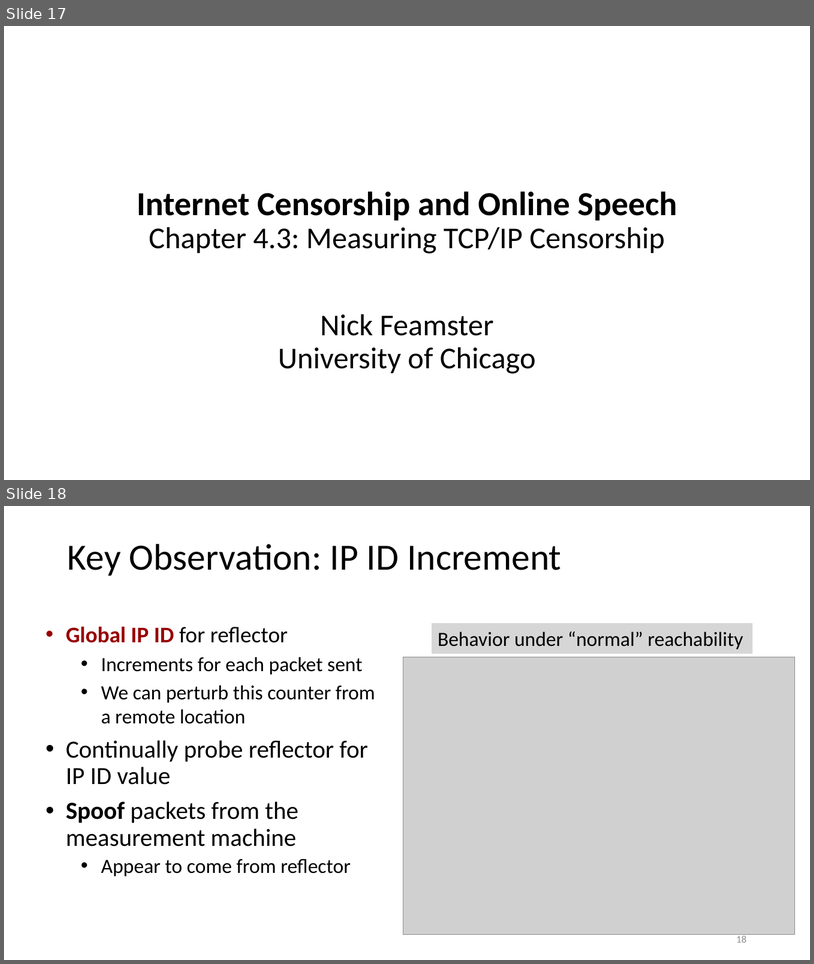
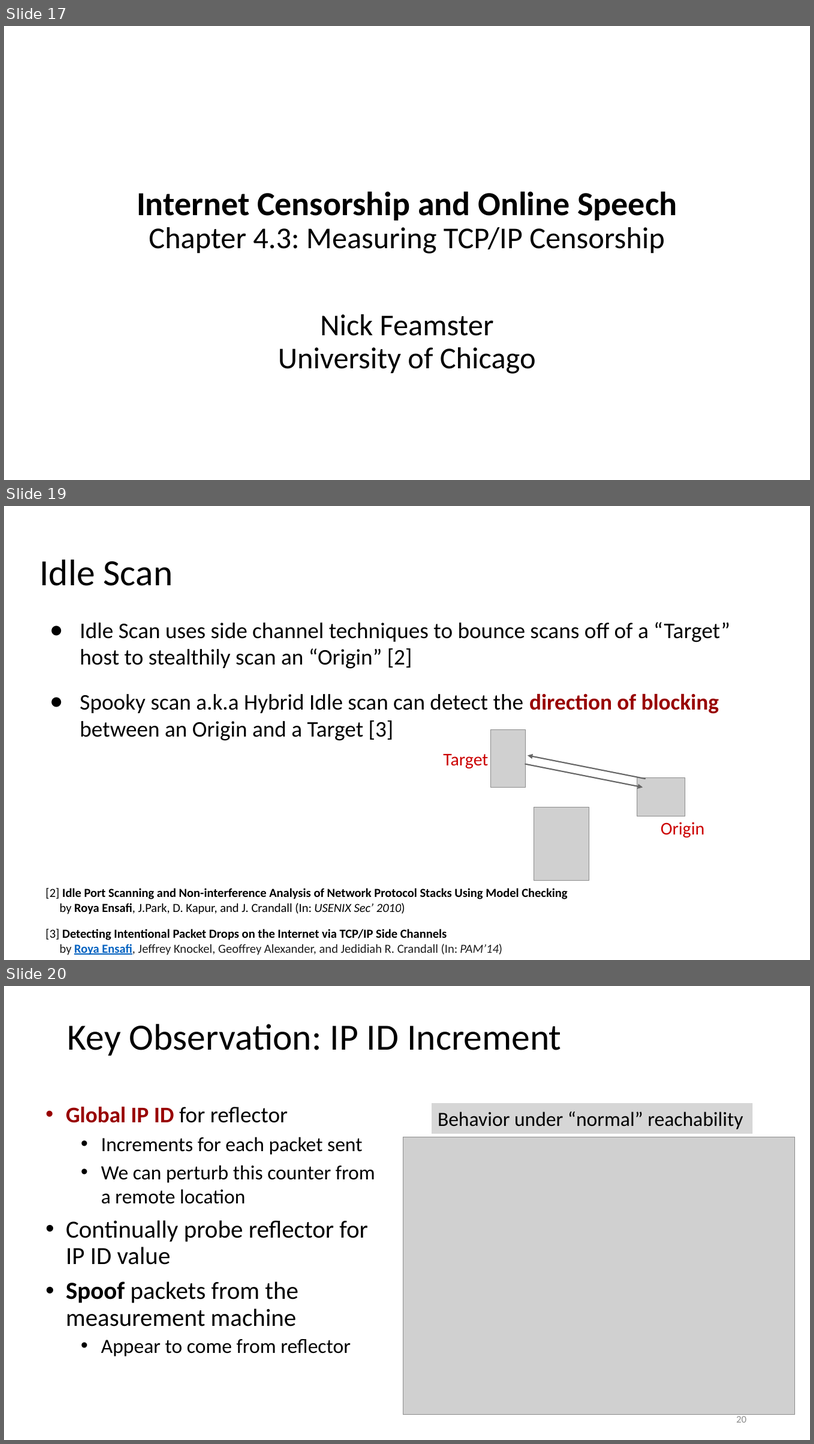
Before and after one commit to noise-lab/censorship-course, a slide deck: lectures/4-Measurement.pptx. Shown one above the other, each under a label of ours: slides 17 and 18 before the commit, slides 17, 19 and 20 after it; the slides between them are not shown. The pictures are 814x964 and 814x1444 pixels, drawn with LibreOffice and Linux fonts; fonts in the diff are those of the drawing; grey boxes stand for pictures. Boxes give left, top, right and bottom in pixels: in the first picture for what was removed or moved away, otherwise in the second. Text is boxed around its words. In the diff, an @@ line names an element or a change of style, - is before the commit and + after.

```diff
--- a/lectures/4-Measurement.pptx
+++ b/lectures/4-Measurement.pptx
@@ slide 19 added at box(4, 506, 810, 960), background #FFFFFF @@
@@ title added at box(39, 559, 173, 586), 44 pt, text #000000 @@
+Idle Scan
@@ text added at box(80, 622, 731, 741), 26.7 pt, text #000000 @@
+● Idle Scan uses side channel techniques to bounce scans off of a “Target” host to stealthily scan an “Origin” [2]
+● Spooky scan a.k.a Hybrid Idle scan can detect the direction of blocking between an Origin and a Target [3]
@@ picture added at box(491, 730, 525, 787) @@
@@ text added at box(443, 754, 488, 768), 21.3 pt, text #CC0000 @@
+Target
@@ arrow added from (646, 779) to (528, 755), #666666 1.5 pt @@
@@ arrow added from (525, 764) to (644, 787), #666666 1.5 pt @@
@@ picture added at box(638, 778, 685, 816) @@
@@ picture added at box(534, 807, 590, 880) @@
@@ text added at box(661, 822, 705, 837), 21.3 pt, text #CC0000 @@
+Origin
@@ text added at box(45, 888, 567, 955), 14.7 pt, text #000000, bold @@
+[2] Idle Port Scanning and Non-interference Analysis of Network Protocol Stacks Using Model Checking
+by Roya Ensafi, J.Park, D. Kapur, and J. Crandall (In: USENIX Sec’ 2010)
+[3] Detecting Intentional Packet Drops on the Internet via TCP/IP Side Channels
+by Roya Ensafi, Jeffrey Knockel, Geoffrey Alexander, and Jedidiah R. Crandall (In: PAM’14)
@@ what was slide 18 is now slide 20 @@
@@ page number at box(737, 1416, 747, 1422): text changed @@
-18
+20
```
Also in this commit, not shown: 3 slides changed, 7 other slides added, 4 slides removed, 1 other file.
